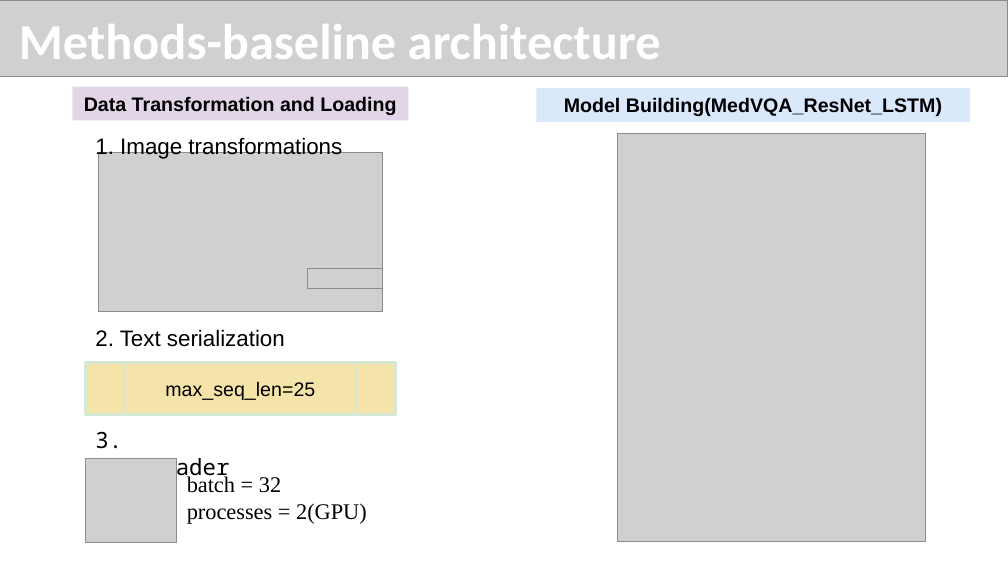
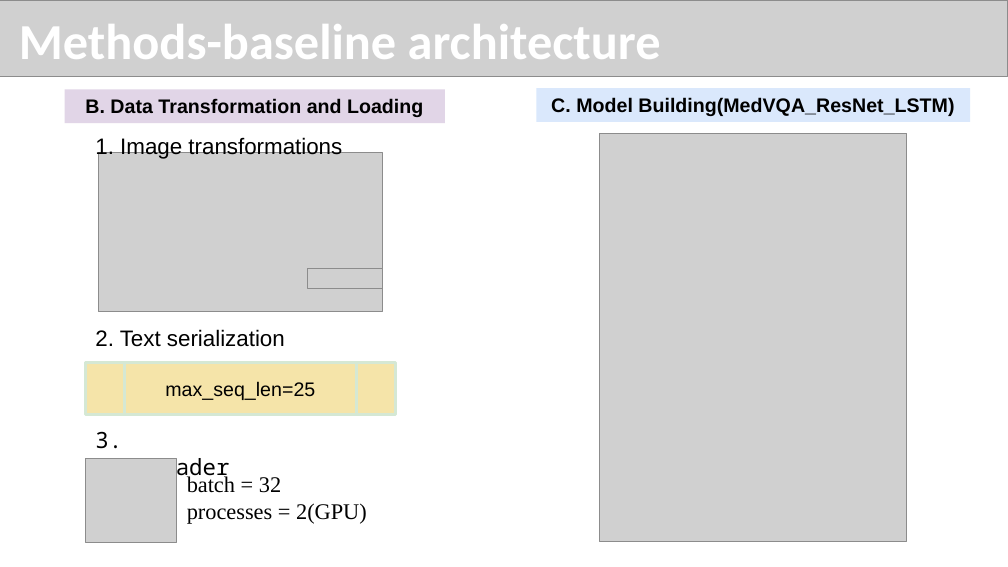
Before and after one commit to zhongjp21-coder/WOA7015_AlternativeAsscement, a slide deck: slide 5 of Report Dir/WOX7001_assignment2_zouting(24201617).pptx. Drawn at 1008x567 pixels with LibreOffice and Linux fonts; fonts in the diff are those of the drawing; grey boxes stand for pictures. Boxes give left, top, right and bottom in pixels: in the first picture for what was removed or moved away, otherwise in the second. Text is boxed around its words. In the diff, an @@ line names an element or a change of style, - is before the commit and + after.

```diff
--- a/Report Dir/WOX7001_assignment2_zouting(24201617).pptx
+++ b/Report Dir/WOX7001_assignment2_zouting(24201617).pptx
@@ rectangle "B. Data Transformation and Loading": place and size @@
-rectangle "B. Data Transformation and Loading" at [73, 87, 408, 121]
+rectangle "B. Data Transformation and Loading" at [65, 90, 445, 124]
@@ text in rectangle at [85, 98, 423, 117]: text changed @@
-Data Transformation and Loading
+B. Data Transformation and Loading
@@ text in rectangle at [551, 97, 954, 116]: text changed @@
-Model Building(MedVQA_ResNet_LSTM)
+C. Model Building(MedVQA_ResNet_LSTM)
@@ picture: place and size @@
-picture at [618, 133, 925, 541]
+picture at [600, 133, 907, 541]
```
Also in this commit, not shown: 4 other slides changed, 7 slides added, 3 other files.
